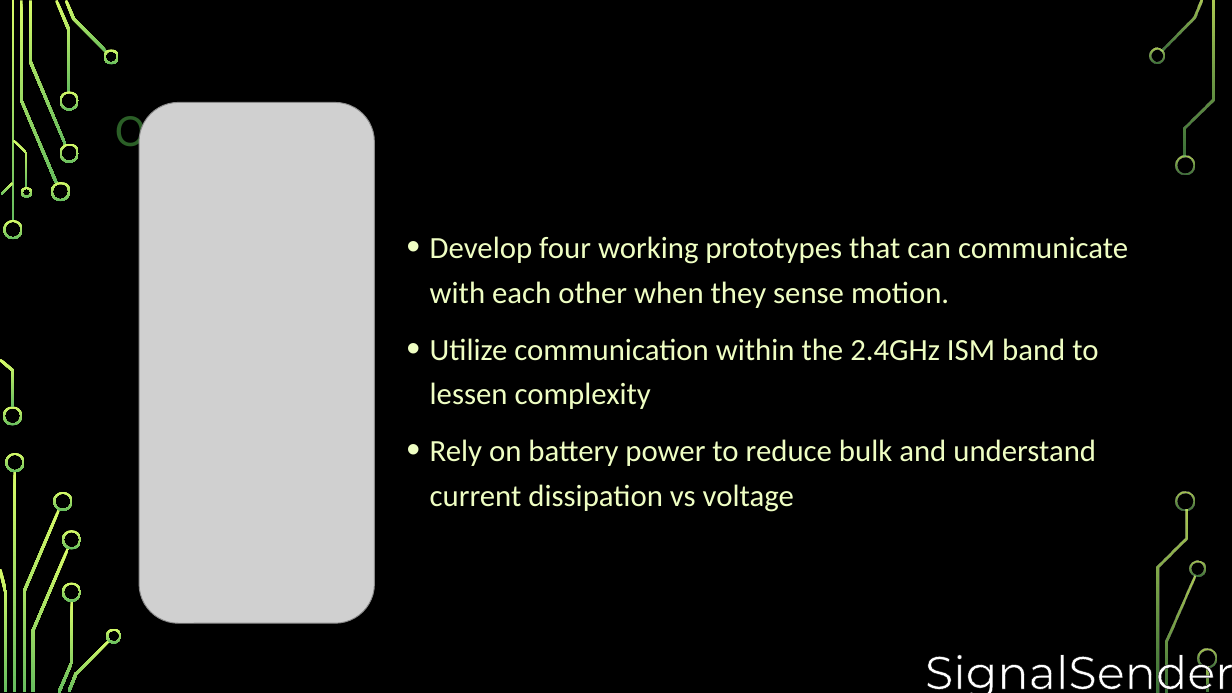
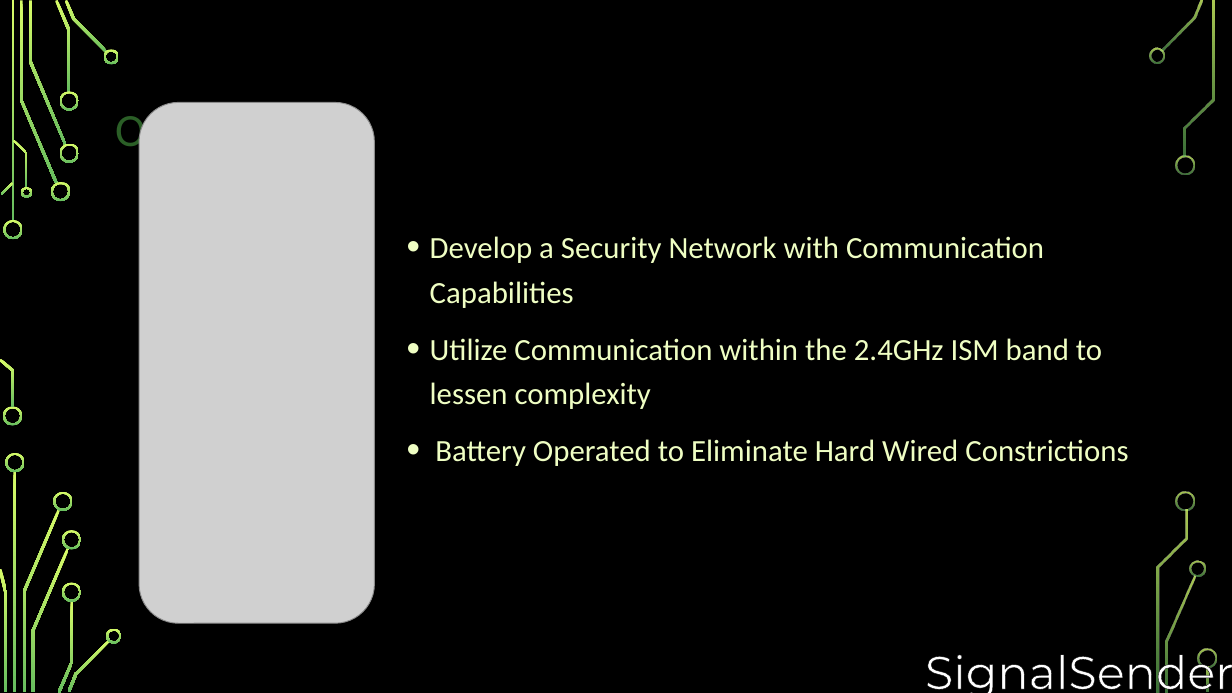
Before and after one commit to djklup/SignalSenders, a slide deck: slide 3 of Project Details/IR Presentation 3.pptx. Drawn at 1232x693 pixels with LibreOffice and Linux fonts; fonts in the diff are those of the drawing; grey boxes stand for pictures; background and template pictures are left out. Boxes give left, top, right and bottom in pixels: in the first picture for what was removed or moved away, otherwise in the second. Text is boxed around its words. In the diff, an @@ line names an element or a change of style, - is before the commit and + after.

```diff
--- a/Project Details/IR Presentation 3.pptx
+++ b/Project Details/IR Presentation 3.pptx
@@ text at bbox=[430, 236, 1128, 466]: text changed @@
-• Develop four working prototypes that can communicate with each other when they sense motion.
-• Utilize communication within the 2.4GHz ISM band to lessen complexity
-• Rely on battery power to reduce bulk and understand current dissipation vs voltage
+• Develop a Security Network with Communication Capabilities
+• Utilize Communication within the 2.4GHz ISM band to lessen complexity
+• Battery Operated to Eliminate Hard Wired Constrictions
```
Also in this commit, not shown: 7 other slides changed.
